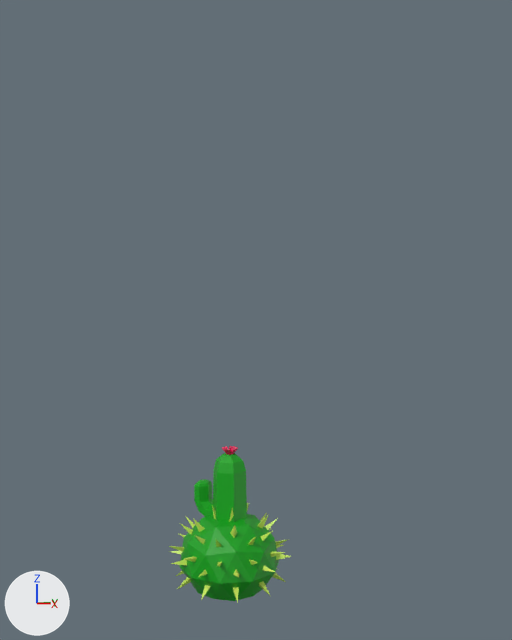
What one commit did to the Blender file Models/Trees.blend.
Before and after are seen from a camera (50 mm lens) standing at (8.72, -8.2, 4.99) and looking at (0.26, 0.37, 4.55). The lights are fixed; the arrows at lower left show +X, +Y and +Z.
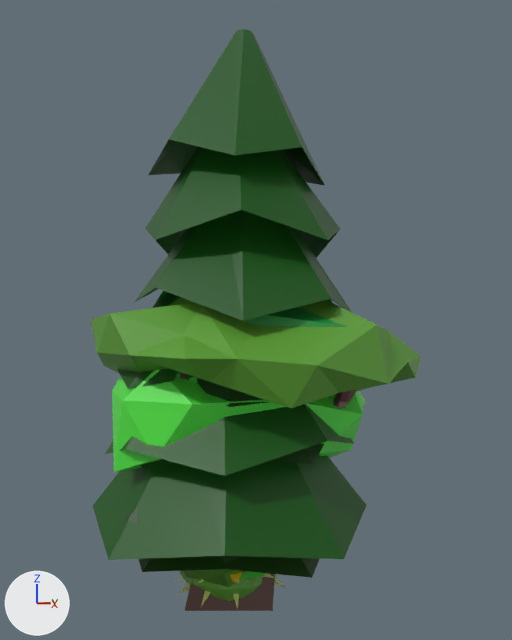
Changed parts and their boxes (x1, y1, x2, y2) in the pictures (512 x 640 px):
'Needles4', shown (green)
    after: (93, 29, 366, 560)
'Leaves1', shown (green)
    after: (91, 297, 421, 408)
'Leaves3', shown (green)
    after: (112, 370, 365, 472)
'Icosphere', recoloured, mesh moved
    before: (168, 502, 291, 603)
    after: (176, 571, 286, 609)
'Needles5', shown
    after: (139, 556, 319, 578)
'Trunk4', shown (brown)
    after: (185, 573, 275, 611)
'Needles6', shown
    after: (124, 378, 324, 562)
'Leaves2', shown (green)
    after: (154, 291, 346, 327)
'Leaves11', added (green)
    after: (183, 569, 248, 588)
'Trunk1', shown
    after: (180, 373, 358, 408)
'Leaves10', added
    after: (240, 571, 265, 579)
'Leaves8', shown
    after: (184, 569, 247, 583)
'Cylinder.002', unchanged, covered by the edit
    before: (194, 446, 247, 523)

The change, as a diff of the scene's bpy script:
```diff
--- a/Models/Trees.blend.py
+++ b/Models/Trees.blend.py
@@ me_icosphere_002 @@
 me_icosphere_002.from_pydata(...)  # 42 vertices, 80 faces; spans x -2.31..1.82, y -2.1..3.06, z 2.12..4.41
+# me_icosphere_002 part 1: the whole mesh is moved by (0.0, 0.0, -0.1)
 me_icosphere_002.materials.append(mat_leaves3)
@@ me_cylinder @@
 me_cylinder.from_pydata(...)  # 168 vertices, 154 faces; spans x -2.43..2.43, y -2.43..2.43, z 1.22..9.4
-me_cylinder.materials.append(mat_needles4)  # dark green #095306
+# me_cylinder part 2: the whole mesh is moved by (0.0, 0.0, -0.1)
+me_cylinder.materials.append(mat_needles1)  # dark green #095306
@@ me_cylinder_001 @@
 me_cylinder_001.from_pydata(...)  # 12 vertices, 10 faces; spans x -1.0..1.0, y -1.0..1.09, z 0.0..1.9
-me_cylinder_001.materials.append(mat_trunk4)  # brown #50331b
+# me_cylinder_001 part 3: the whole mesh is moved by (0.0, 0.0, -0.1)
+me_cylinder_001.materials.append(mat_trunk2)  # brown #573327
@@ me_cylinder_002 @@
 me_cylinder_002.from_pydata(...)  # 178 vertices, 163 faces; spans x -1.83..1.83, y -1.83..1.83, z 0.77..5.84
-me_cylinder_002.materials.append(mat_needles5)  # dark green #174100
+# me_cylinder_002 part 4: the whole mesh is moved by (0.0, 0.0, -0.1)
+me_cylinder_002.materials.append(mat_needles2)  # dark green #174100
@@ me_cylinder_004 @@
 me_cylinder_004.from_pydata(...)  # 178 vertices, 163 faces; spans x -2.1..2.12, y -2.1..2.12, z 1.18..6.62
-me_cylinder_004.materials.append(mat_needles7)  # dark green #1c4616
+# me_cylinder_004 part 5: the whole mesh is moved by (0.0, 0.0, -0.1)
+me_cylinder_004.materials.append(mat_needles3)  # dark green #1c4616
@@ me_icosphere_003 @@
 me_icosphere_003.from_pydata(...)  # 42 vertices, 80 faces; spans x -1.05..0.99, y -0.8..0.84, z 0.28..1.26
-me_icosphere_003.materials.append(mat_bushleaves1)  # green #51e700
+me_icosphere_003.materials.append(mat_leaves3)  # green #54e747
@@ me_icosphere_004 @@
 me_icosphere_004.from_pydata(...)  # 42 vertices, 80 faces; spans x -0.78..0.85, y -1.11..1.28, z 0.34..1.38
-me_icosphere_004.materials.append(mat_leaves8)  # green #02bb2e
+# me_icosphere_004 part 6: the whole mesh is moved by (0.0, 0.0, -0.1)
+me_icosphere_004.materials.append(mat_leaves1)  # green #5d9e34
@@ me_icosphere_006 @@
 me_icosphere_006.from_pydata(...)  # 236 vertices, 311 faces; spans x -1.07..1.08, y -1.05..1.05, z 0.0..1.47
-me_icosphere_006.materials.append(mat_cactus2)  # green #00a012
-me_icosphere_006.materials.append(mat_spikes2)  # green #c5e75b
+# me_icosphere_006 part 7: the whole mesh is moved by (0.0, 0.0, -0.1)
+me_icosphere_006.materials.append(mat_leaves1)  # green #5d9e34
+me_icosphere_006.materials.append(mat_spikes1)  # yellow #dce789
@@ ob_trunk1 @@
 ob_trunk1.location = (0.0, 0.0, 0.0)
-ob_trunk1.hide_set(True)  # its collection is switched off
@@ ob_leaves1 @@
 ob_leaves1.location = (0.0, 0.0, 0.0)
-ob_leaves1.hide_set(True)  # its collection is switched off
@@ ob_leaves2 @@
 ob_leaves2.location = (0.0, 0.0, 0.0)
-ob_leaves2.hide_set(True)  # its collection is switched off
@@ ob_leaves3 @@
 ob_leaves3.location = (0.0, 0.0, 0.0)
-ob_leaves3.hide_set(True)  # its collection is switched off
@@ ob_needles4 @@
 ob_needles4.location = (0.0, 0.0, 0.0)
-ob_needles4.hide_set(True)  # its collection is switched off
@@ ob_trunk4 @@
 ob_trunk4.location = (0.0, 0.0, 0.0)
-ob_trunk4.hide_set(True)  # its collection is switched off
@@ ob_needles5 @@
 ob_needles5.location = (0.0, 0.0, 0.0)
-ob_needles5.hide_set(True)  # its collection is switched off
@@ ob_needles6 @@
 ob_needles6.location = (0.0, 0.0, 0.0)
-ob_needles6.hide_set(True)  # its collection is switched off
@@ ob_leaves7 @@
 ob_leaves7.location = (0.0, 0.0, 0.0)
-ob_leaves7.hide_set(True)  # its collection is switched off
@@ ob_leaves8 @@
 ob_leaves8.location = (0.0, 0.0, 0.0)
-ob_leaves8.hide_set(True)  # its collection is switched off
@@ ob_leaves11 @@
+ob_leaves11 = bpy.data.objects.new('Leaves11', me_icosphere_008)  # 150 vertices, 188 faces; spans x -0.78..0.85, y -1.11..1.28, z 0.24..1.28; in mat_leaves1 (green #5d9e34), mat_flower2 (yellow #e7c300)
+ob_leaves11.location = (0.0, 0.0, 0.0)
@@ ob_leaves10 @@
+ob_leaves10 = bpy.data.objects.new('Leaves10', me_icosphere_007)  # 108 vertices, 146 faces; spans x -1.05..0.99, y -0.8..0.84, z 0.18..1.16; in mat_leaves3 (green #54e747), mat_flower1 (pink #e7255e)
+ob_leaves10.location = (0.0, 0.0, 0.0)
```
